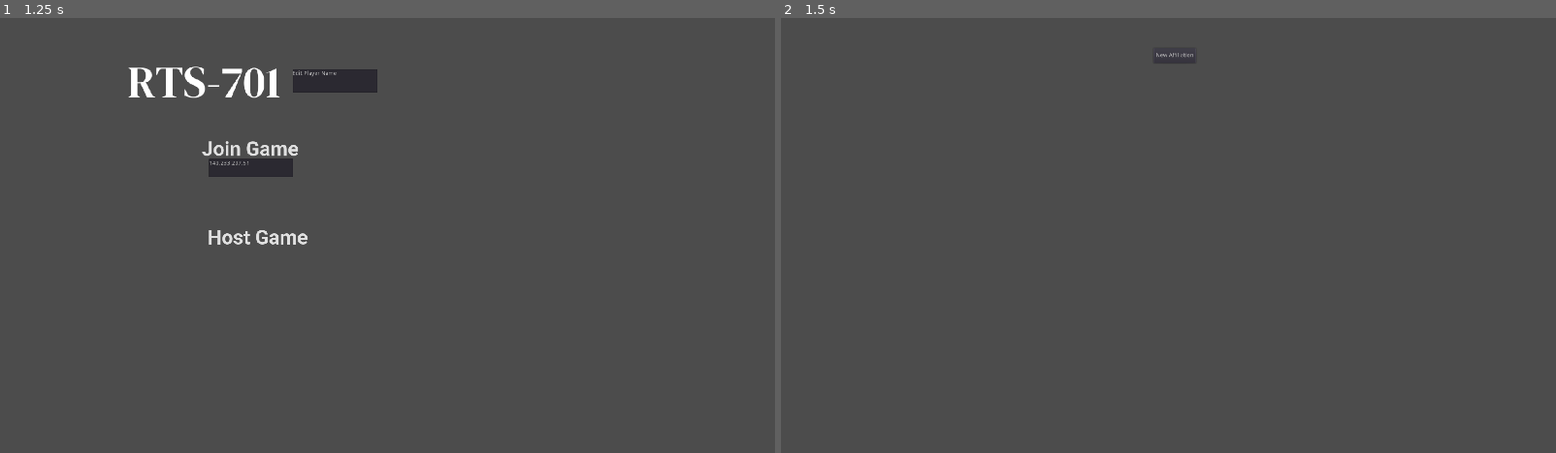
Above: before the commit, frames 1-2 (left to right).
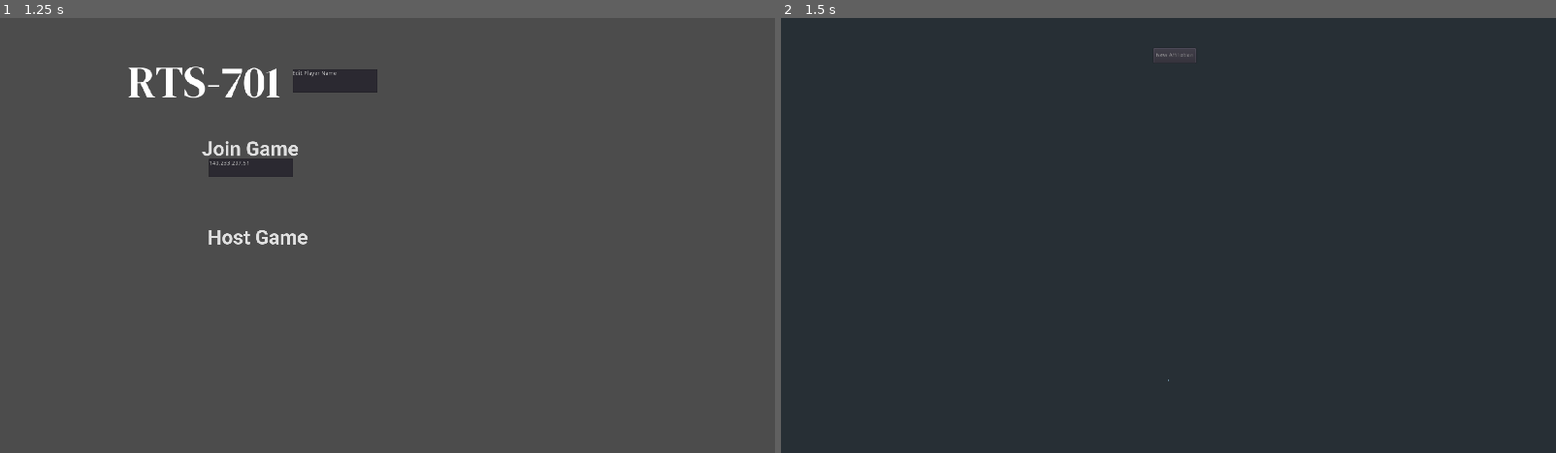
Above: after the commit, the same moments.

Repository: HansGoudey/rts-701
Game: Godot game, scene res://Main.tscn
The game is run twice, just before and just after one commit, with the same random seed, the same clock (stepped at 60 frames per second) and the same inputs.
Inputs (mouse positions are in pixels of both pictures, inside the frame that each line leads up to):
- Up to frame 1 (1.25 s): tap Enter at 0.5 s; move the mouse to (558, 213) at 0.52 s; hold S (camera_backward) from 0.53 s (still down); click (558, 213) at 0.67 s
- Up to frame 2 (1.5 s): release S (camera_backward) at 1.25 s; click "Host Game" at 1.25 s

Frame 1 is identical in both runs. In frame 2, 100% of the frame differs, in the area x 0-100%, y 0-100%.
Error before the commit: Invalid get index 'affiliation' (on base: 'null instance'). (res://Main.gd:61)

Commit message:
Make sure player has a path when adding

Diff:
--- a/RTS-701-Project/Main.gd
+++ b/RTS-701-Project/Main.gd
@@ -57,10 +57,12 @@
 	var player:Player = get_node(player_path)
 	var affiliation:Affiliation = get_node(affiliation_path)
 
+	if player.is_inside_tree():
+		player.get_parent().remove_child(player)
+
 	# Remove this player from the affiliation its current one
 	if player.affiliation:
 		player.affiliation.players.erase(player)
-		player.affiliation.remove_child(player)
 
 	# Add the player to the specified affiliation
 	affiliation.add_player(player)
@@ -94,6 +96,8 @@
 	player_node.set_name("Player" + str(peer_id))
 	player_node.set_network_master(peer_id)
 	player_node.id = id
+
+	add_child(player_node) # Player needs to be part of the tree to have a path
 	assign_player_to_affiliation(player_node.get_path(), affiliation_path)
 
 	player_info[peer_id] = player_node
